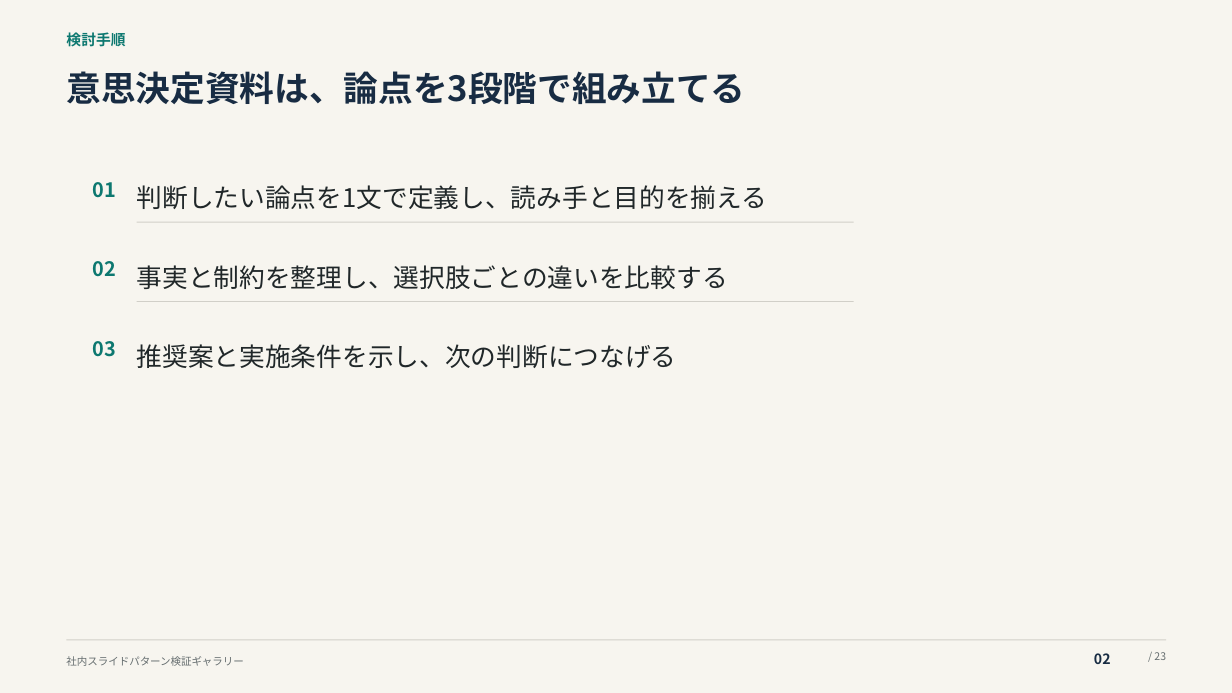
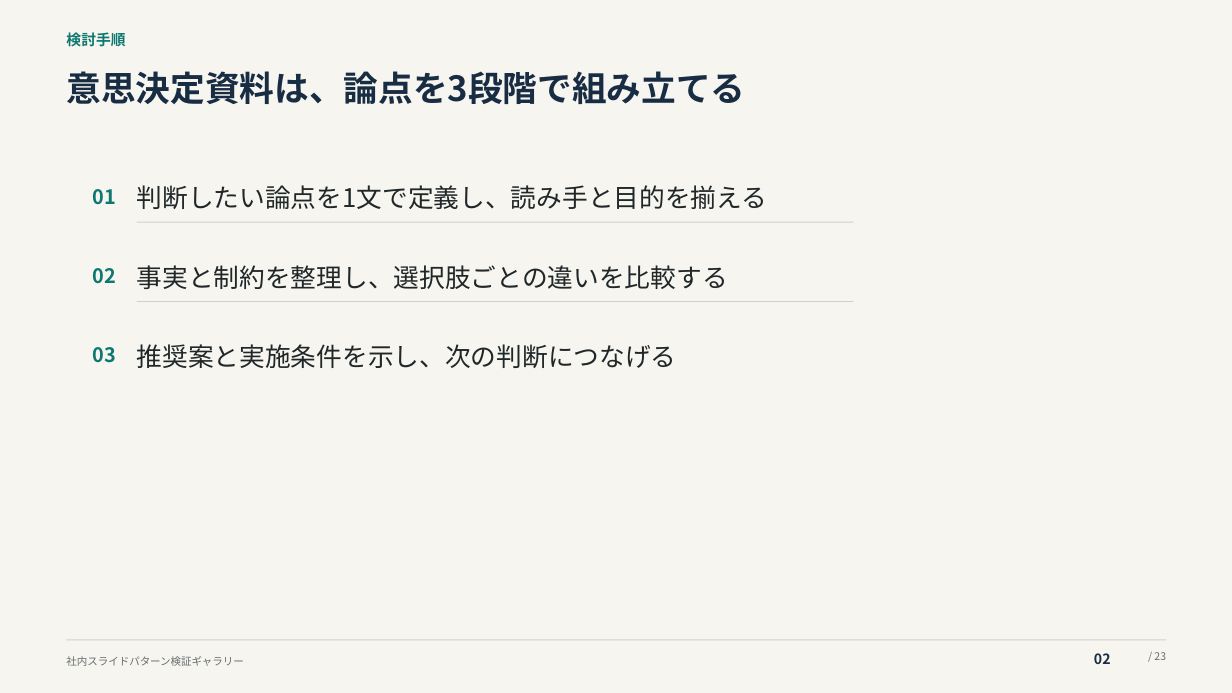
Before and after one commit to thinas1115/pptxdsl, a slide deck: slide 2 of examples/gallery/pattern_gallery.pptx. Drawn at 1232x693 pixels with LibreOffice and Linux fonts; fonts in the diff are those of the drawing. Boxes give left, top, right and bottom in pixels: in the first picture for what was removed or moved away, otherwise in the second. Text is boxed around its words. In the diff, an @@ line names an element or a change of style, - is before the commit and + after.

```diff
--- a/examples/gallery/pattern_gallery.pptx
+++ b/examples/gallery/pattern_gallery.pptx
@@ vertical alignment top to middle in 3 elements at (93,347,116,363), (93,268,116,284), (93,189,116,205) @@
@@ text "01": place and size @@
-text "01" at (93,182,116,198)
+text "01" at (93,189,116,205)
@@ text "02": place and size @@
-text "02" at (93,261,116,277)
+text "02" at (93,268,116,284)
```
Also in this commit, not shown: 1 other slide changed, 3 other files.
